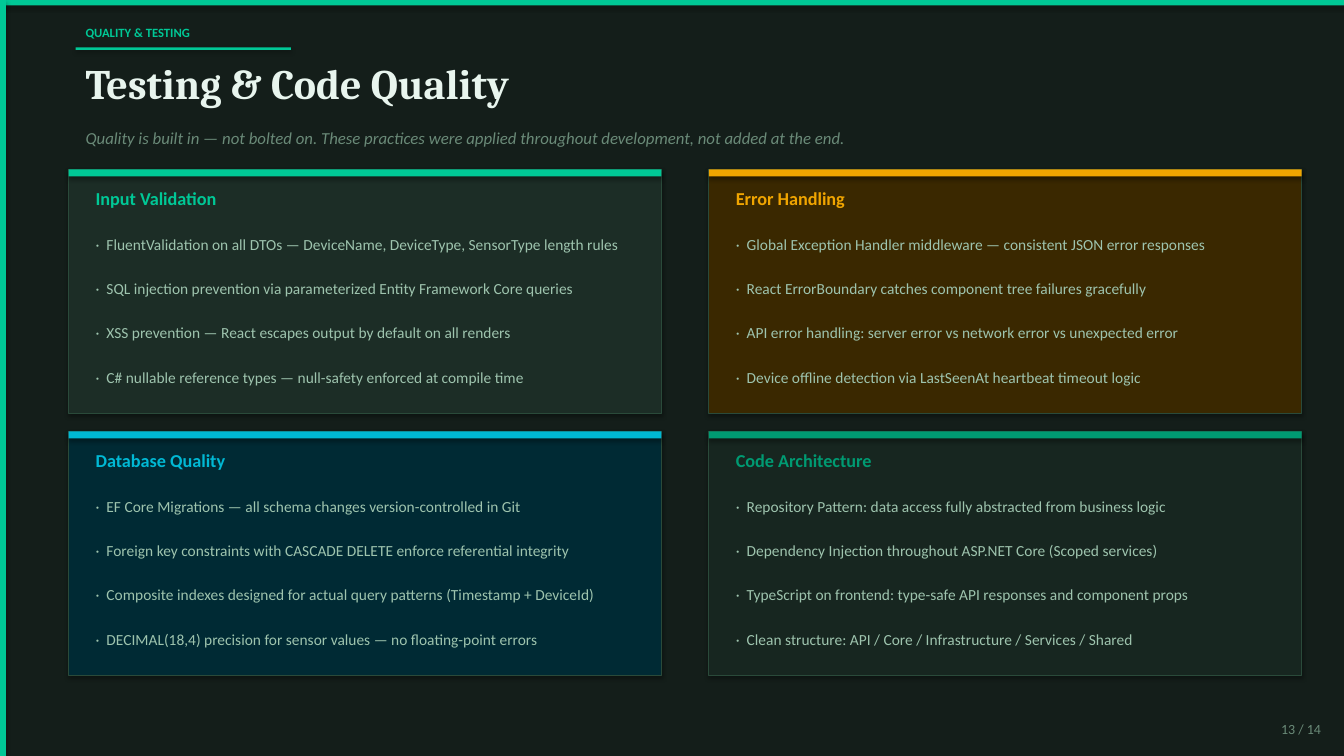
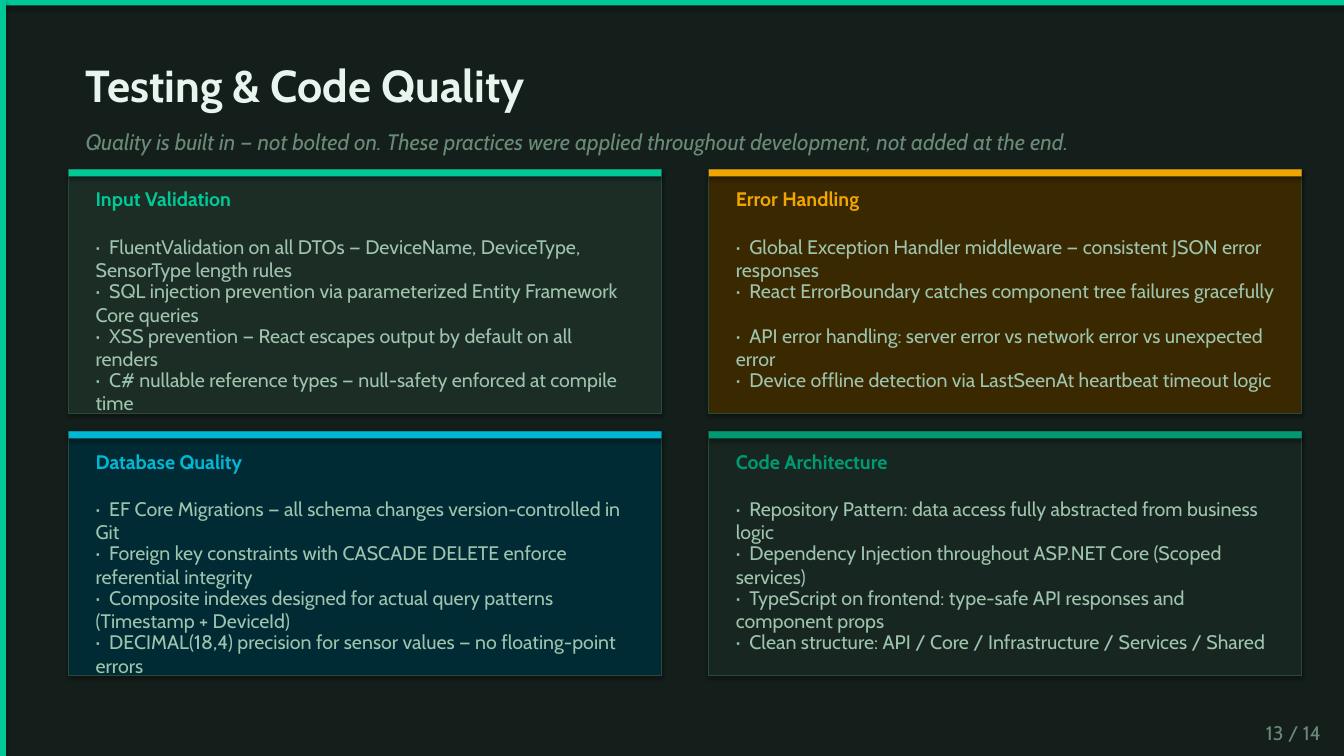
Before and after one commit to TranRTC/capstone_project, a slide deck: slide 12 of Capstone Project Presentation.pptx (slide 13 before the commit). Drawn at 1344x756 pixels with LibreOffice and Linux fonts; fonts in the diff are those of the drawing. Boxes give left, top, right and bottom in pixels: in the first picture for what was removed or moved away, otherwise in the second. Text is boxed around its words. In the diff, an @@ line names an element or a change of style, - is before the commit and + after.

```diff
--- a/Capstone Project Presentation.pptx
+++ b/Capstone Project Presentation.pptx
@@ text removed at (86, 28, 190, 39) @@
-QUALITY & TESTING
@@ text "Testing & Code Quality" at (86, 68, 525, 112): size 30 to 32 pt, font Cambria to Cabin @@
@@ rectangle removed at (76, 47, 291, 50) @@
@@ text "Quality is built in — ..." at (86, 133, 1068, 156): size 12 to 16 pt, font Calibri to Cabin @@
@@ size 13 to 14 pt, font Calibri to Cabin in 4 elements at (96, 191, 231, 211), (736, 191, 859, 211), (96, 454, 243, 474), (736, 454, 887, 469) @@
@@ size 11 to 14 pt, font Calibri to Cabin in 16 elements at (749, 372, 1271, 392), (749, 634, 1264, 649), (96, 239, 580, 282), (96, 283, 617, 327), (96, 326, 572, 366), (96, 372, 616, 410), (736, 239, 1261, 282), (749, 283, 1274, 303), (736, 328, 1263, 366), (96, 501, 620, 539), (96, 634, 615, 676), (736, 501, 1258, 544), (96, 545, 567, 589), (96, 588, 553, 633), (736, 545, 1222, 587), (736, 590, 1184, 633) @@
@@ text "13 / 14" at (1266, 726, 1321, 740): size 10 to 14 pt, font Calibri to Cabin @@
```
Also in this commit, not shown: 8 other slides changed, 5 slides added, 5 slides removed, 1 other file.
